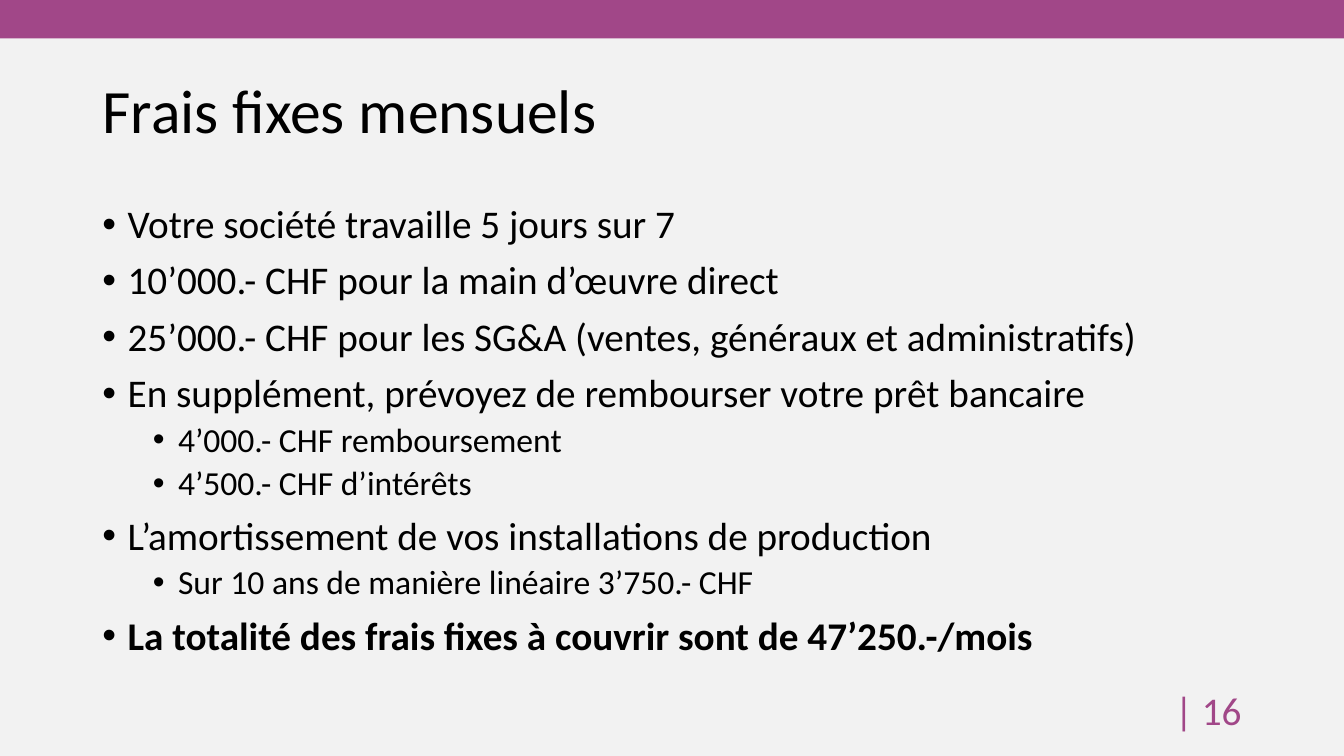
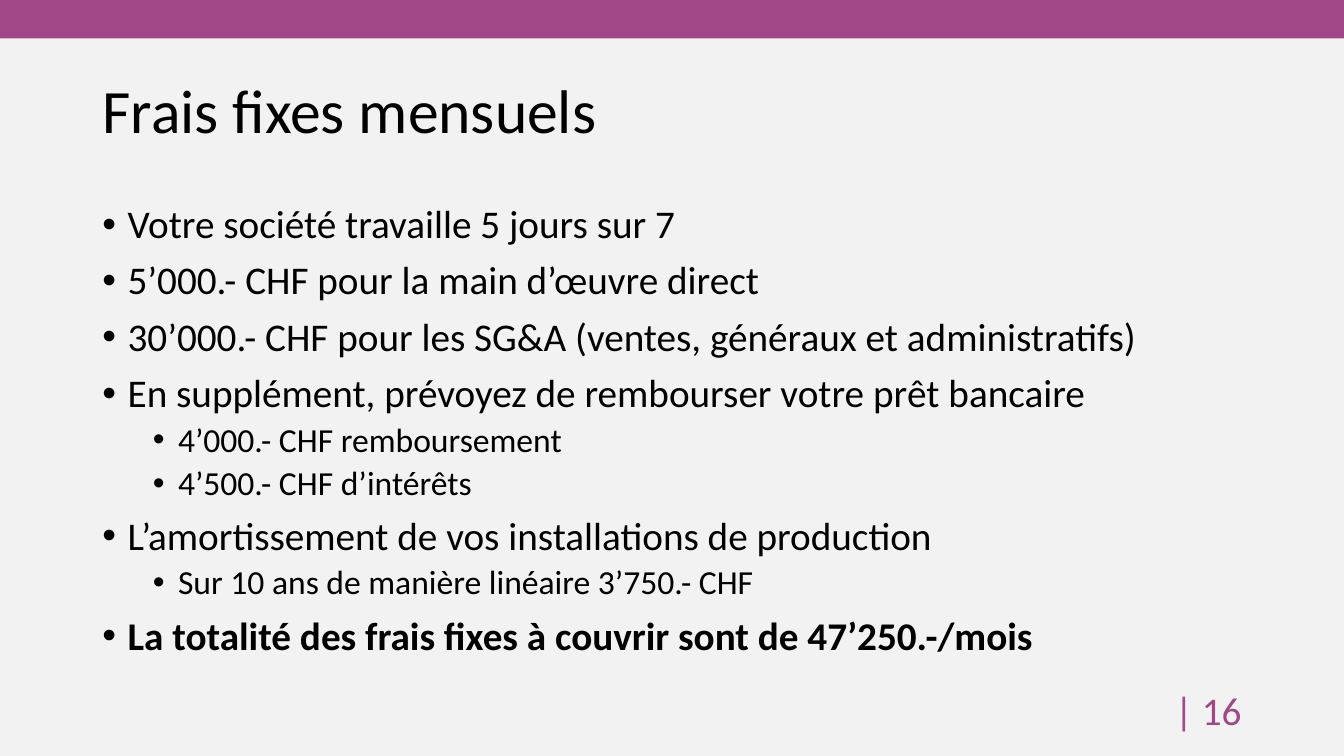
Before and after one commit to HEG-Arc/odoosim, a slide deck: slide 17 of Livrables/Brewery and Co.pptx. Drawn at 1344x756 pixels with LibreOffice and Linux fonts; fonts in the diff are those of the drawing; background and template pictures are left out. Boxes give left, top, right and bottom in pixels: in the first picture for what was removed or moved away, otherwise in the second. Text is boxed around its words. In the diff, an @@ line names an element or a change of style, - is before the commit and + after.

```diff
--- a/Livrables/Brewery and Co.pptx
+++ b/Livrables/Brewery and Co.pptx
@@ text at [128, 266, 1136, 358]: text changed @@
-• 10’000.- CHF pour la main d’œuvre direct
-• 25’000.- CHF pour les SG&A (ventes, généraux et administratifs)
+• 5’000.- CHF pour la main d’œuvre direct
+• 30’000.- CHF pour les SG&A (ventes, généraux et administratifs)
```
Also in this commit, not shown: 4 other slides changed, 12 other files.
